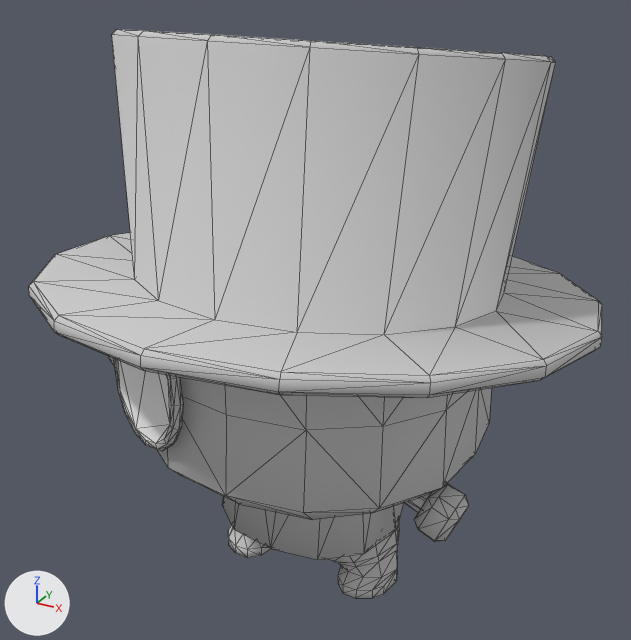
The FBX model Assets/Mesh/player.FBX: old version first, new version second.
Camera for both pictures: a 50 mm lens placed at (0.611, -1.124, 1.003), pointed at (-0.004, -0.005, 0.444). The axes (+X, +Y, +Z) are drawn at lower left. The lights are the same throughout. Mesh edges are drawn as thin lines.

Names of what the first picture shows: 'pc'.
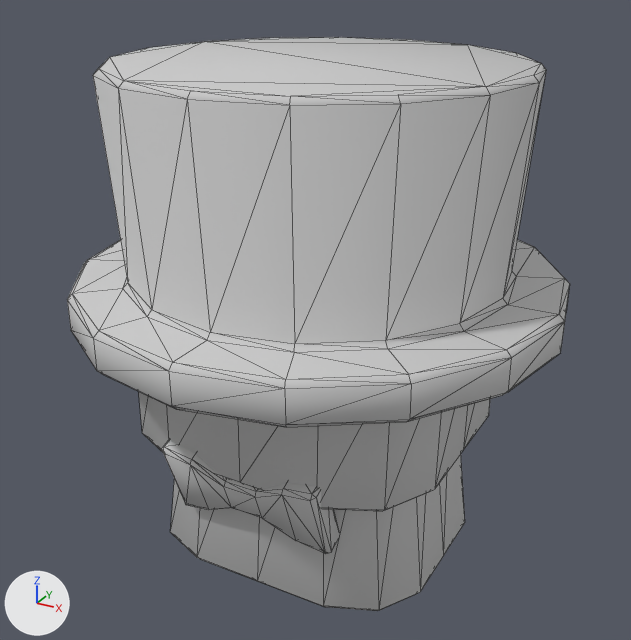
Where the change shows, as pixel boxes (x1, y1, x2, y2) in the pictures (631 x 640 px):
'pc', reshaped, rescaled (12% narrower): before (29, 29, 602, 598); after (67, 37, 570, 611)
part 1 of me_mesh, rebuilt (72% wider, 108% taller): before (228, 523, 399, 598); after (170, 454, 465, 611)
part 2 of me_mesh, rebuilt: before (158, 377, 491, 520); after (67, 37, 570, 427)
part 3 of me_mesh, rebuilt: before (222, 497, 404, 560); after (139, 392, 490, 512)
part 4 of me_mesh, added: after (162, 440, 339, 554)
part 5 of me_mesh, deleted: before (29, 29, 602, 542)

What changed in the scene script:
```text
Change me_mesh:
    used by ob_pc; location = (0.0, 0.0, 0.0); scale = (0.00637, 0.00637, 0.00637)
    remove me_mesh.from_pydata(...)  # 531 vertices, 956 faces; spans x -68.0..68.0, y -67.6..67.6, z 0.0..141.2
    add me_mesh.from_pydata(...)  # 364 vertices, 648 faces; spans x -38.1..38.1, y -38.1..38.1, z 0.0..84.3
    me_mesh part 1: the loose piece of 126 vertices spanning x -25.2..25.2, y -24.4..18.2, z 0.0..22.2 is rebuilt with 48 vertices and now spans x -23.5..23.5, y -20.3..19.7, z 6.2..42.9
    me_mesh part 2: the loose piece of 73 vertices spanning x -42.8..42.8, y -43.4..42.1, z 35.5..85.7 is rebuilt with 128 vertices and now spans x -38.1..38.1, y -38.1..38.1, z 46.4..84.3
    me_mesh part 3: the loose piece of 24 vertices spanning x -24.6..24.6, y -25.3..18.9, z 16.4..43.6 is rebuilt with 48 vertices and now spans x -25.7..25.7, y -24.0..24.0, z 26.9..49.7
    me_mesh part 4: a new loose piece of 44 vertices spanning x -13.2..13.2, y -25.6..-16.9, z 17.4..31.9, in mat_material__25 (its picture is missing)
    me_mesh part 5: 6 loose pieces with 284 vertices, spanning x -68.0..68.0, y -67.6..67.6, z 19.8..141.2, are deleted
    remove me_mesh.materials.append(mat_02___default)  # white #ffffff
Change ob_pc:
    ob_pc.scale: (0.00637, 0.00637, 0.00637) -> (0.01, 0.01, 0.01)
```
